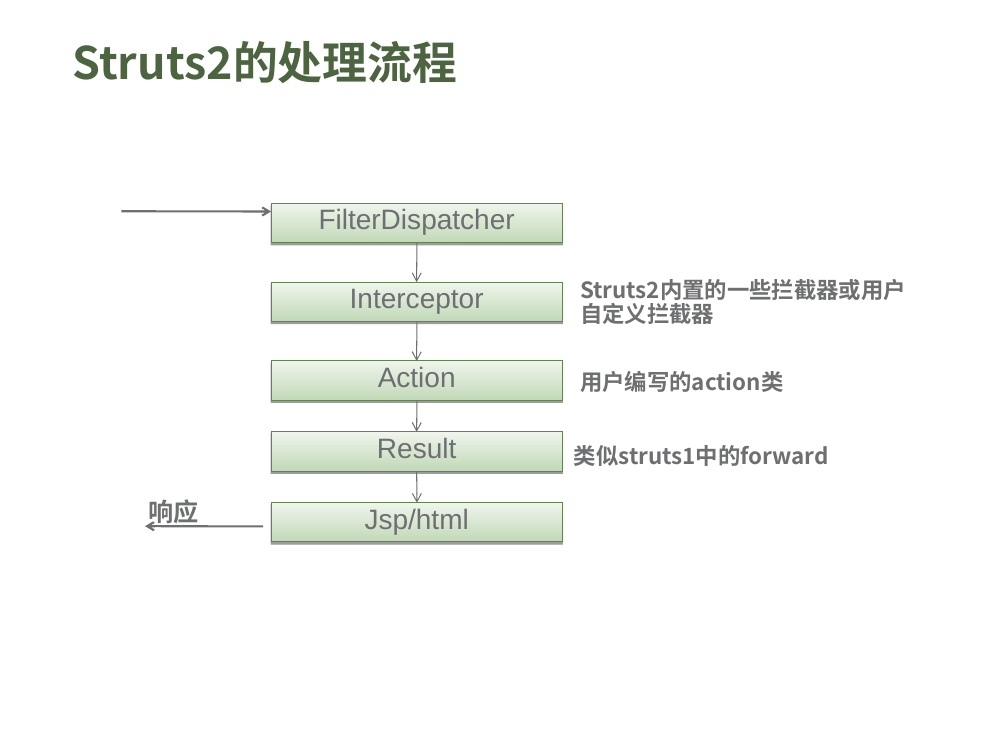
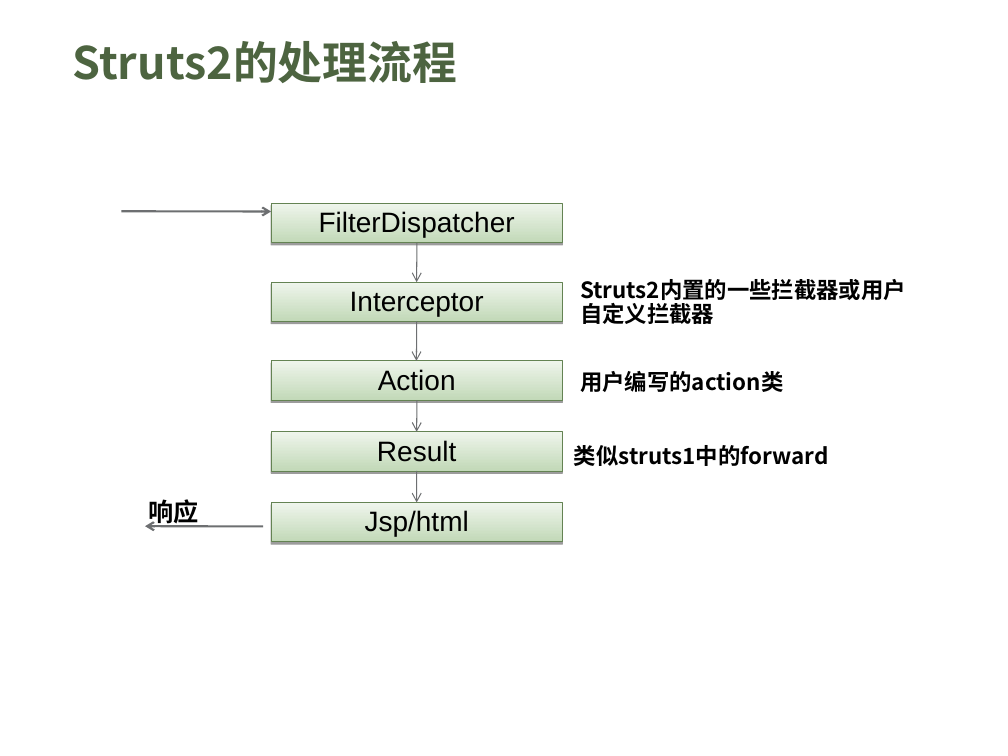
Before and after one commit to ZJWang9928/Own-Notes, a slide deck: slide 19 of Web应用/2019Web应用开发/Struts-1.ppt. Drawn at 1008x756 pixels with LibreOffice and Linux fonts; fonts in the diff are those of the drawing; background and template pictures are left out. Boxes give left, top, right and bottom in pixels: in the first picture for what was removed or moved away, otherwise in the second. Text is boxed around its words. In the diff, an @@ line names an element or a change of style, - is before the commit and + after.

```diff
--- a/Web应用/2019Web应用开发/Struts-1.ppt
+++ b/Web应用/2019Web应用开发/Struts-1.ppt
@@ text colour #6D6F71 to #000000 in 4 elements at <box>571,274,932,333</box>, <box>580,371,783,392</box>, <box>574,445,829,466</box>, <box>148,495,198,527</box> @@
@@ text colour #6D6F71 to #000000; line spacing 0.8 to 0.9 in 5 elements at <box>271,204,562,243</box>, <box>271,282,562,322</box>, <box>271,361,562,400</box>, <box>271,431,562,471</box>, <box>271,503,562,542</box> @@
```
Also in this commit, not shown: 18 other files.
